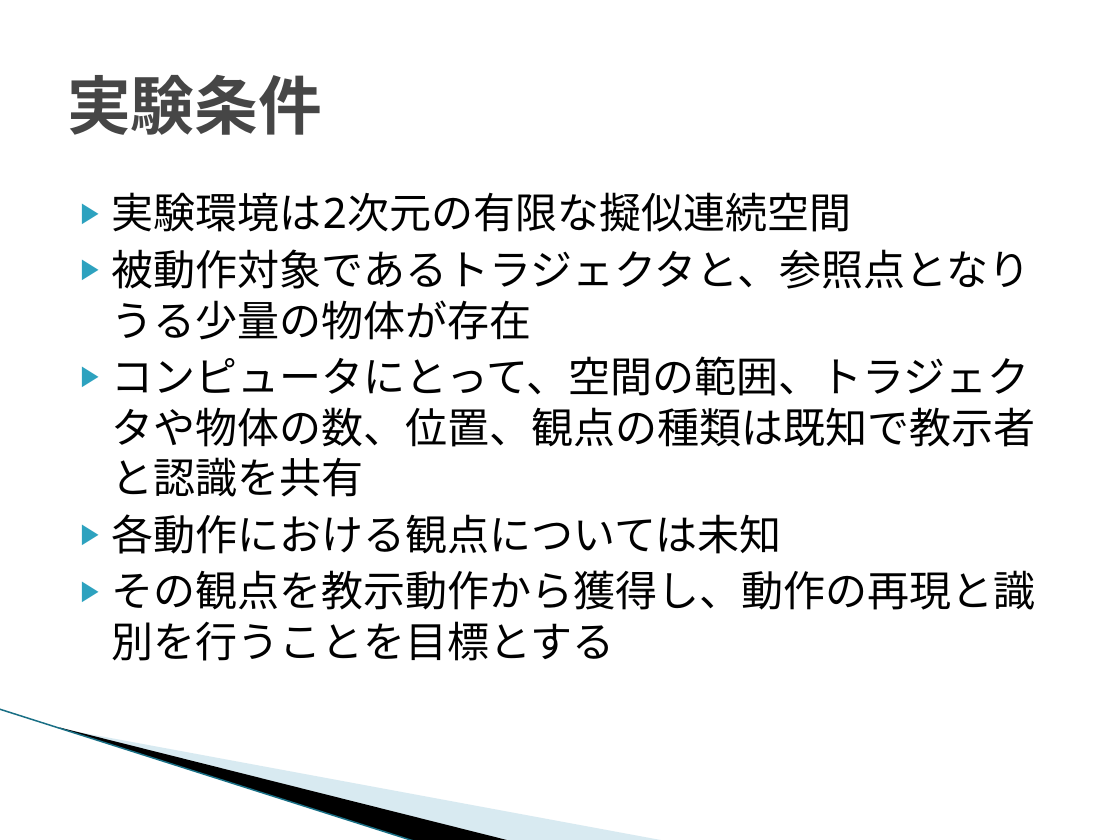
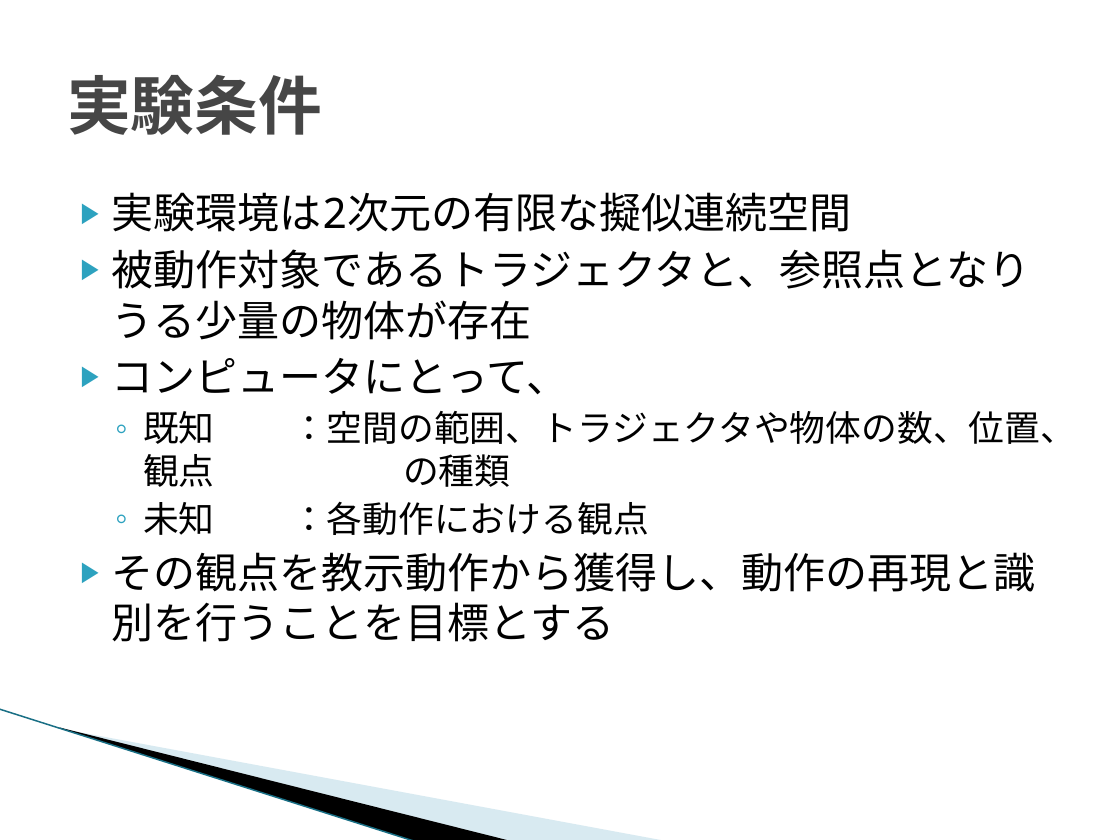
Before and after one commit to TetsuyaKomota/GitforEclipseTest, a slide deck: slide 10 of IntentionLearning/memo/人の教示動作からの.pptx. Drawn at 1120x840 pixels with LibreOffice and Linux fonts; fonts in the diff are those of the drawing; background and template pictures are left out. Boxes give left, top, right and bottom in pixels: in the first picture for what was removed or moved away, otherwise in the second. Text is boxed around its words. In the diff, an @@ line names an element or a change of style, - is before the commit and + after.

```diff
--- a/IntentionLearning/memo/人の教示動作からの.pptx
+++ b/IntentionLearning/memo/人の教示動作からの.pptx
@@ text at [112,358,1076,535]: text changed; size 27 to 23 pt @@
-▶ コンピュータにとって、空間の範囲、トラジェクタや物体の数、位置、観点の種類は既知で教示者と認識を共有
-▶ 各動作における観点については未知
+▶ コンピュータにとって、
+  ◦ 既知 ：空間の範囲、トラジェクタや物体の数、位置、観点 の種類
+  ◦ 未知 ：各動作における観点
```
Also in this commit, not shown: 7 other slides changed, 4 slides added, 3 other files.
